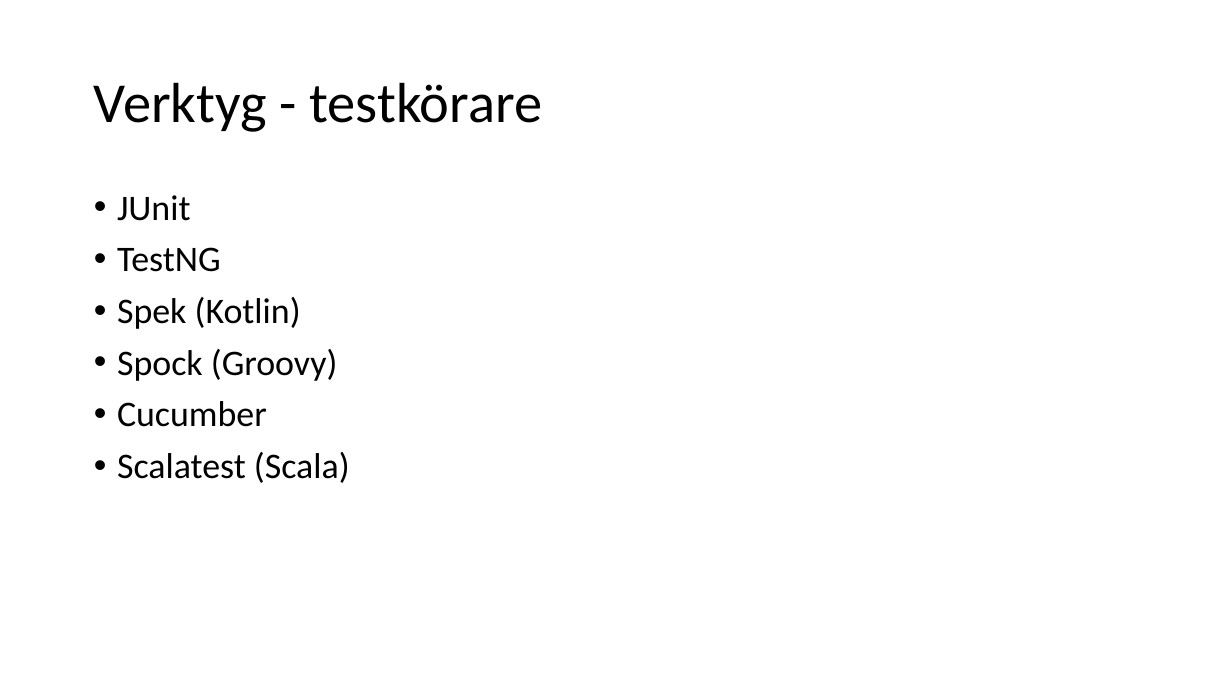
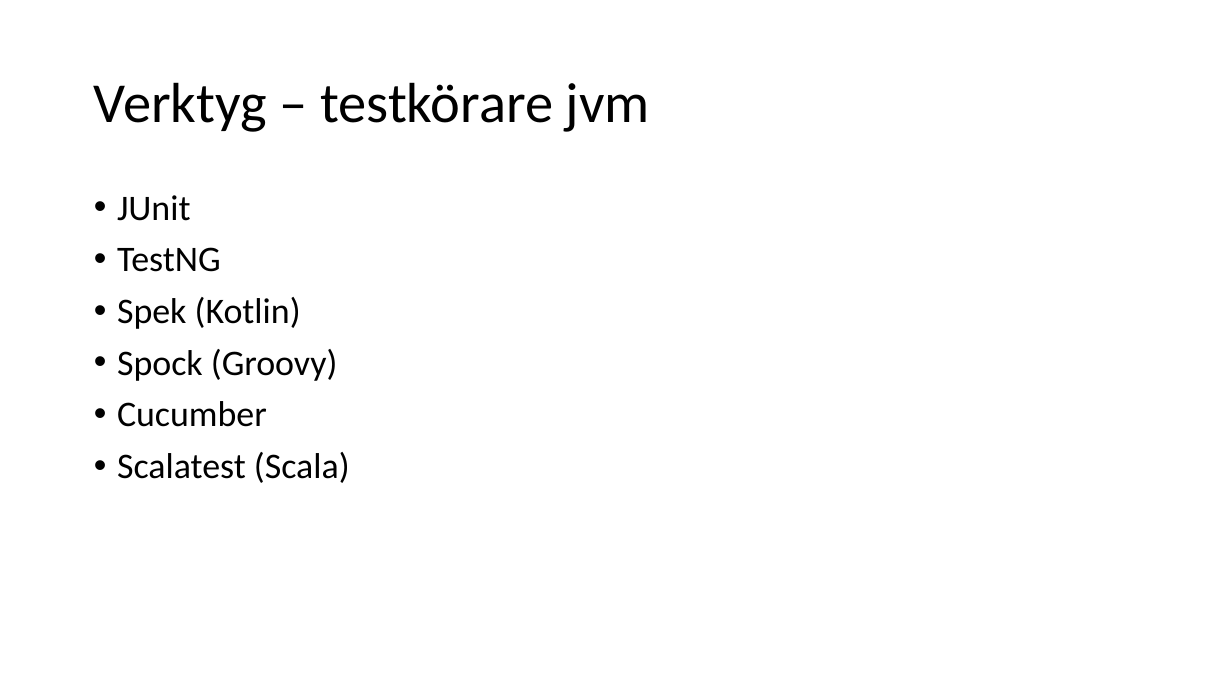
Before and after one commit to Omegapoint/tdd-lab, a slide deck: slide 2 of TDD.pptx. Drawn at 1232x693 pixels with LibreOffice and Linux fonts; fonts in the diff are those of the drawing. Boxes give left, top, right and bottom in pixels: in the first picture for what was removed or moved away, otherwise in the second. Text is boxed around its words. In the diff, an @@ line names an element or a change of style, - is before the commit and + after.

```diff
--- a/TDD.pptx
+++ b/TDD.pptx
@@ title at [94, 82, 650, 132]: text changed @@
-Verktyg - testkörare
+Verktyg – testkörare jvm
```
Also in this commit, not shown: 1 slide added.
